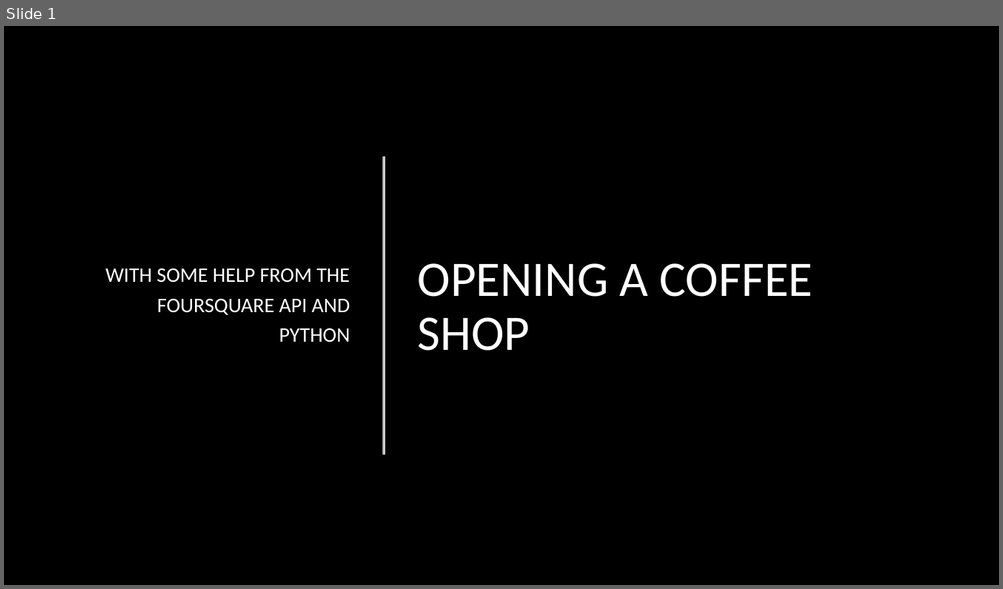
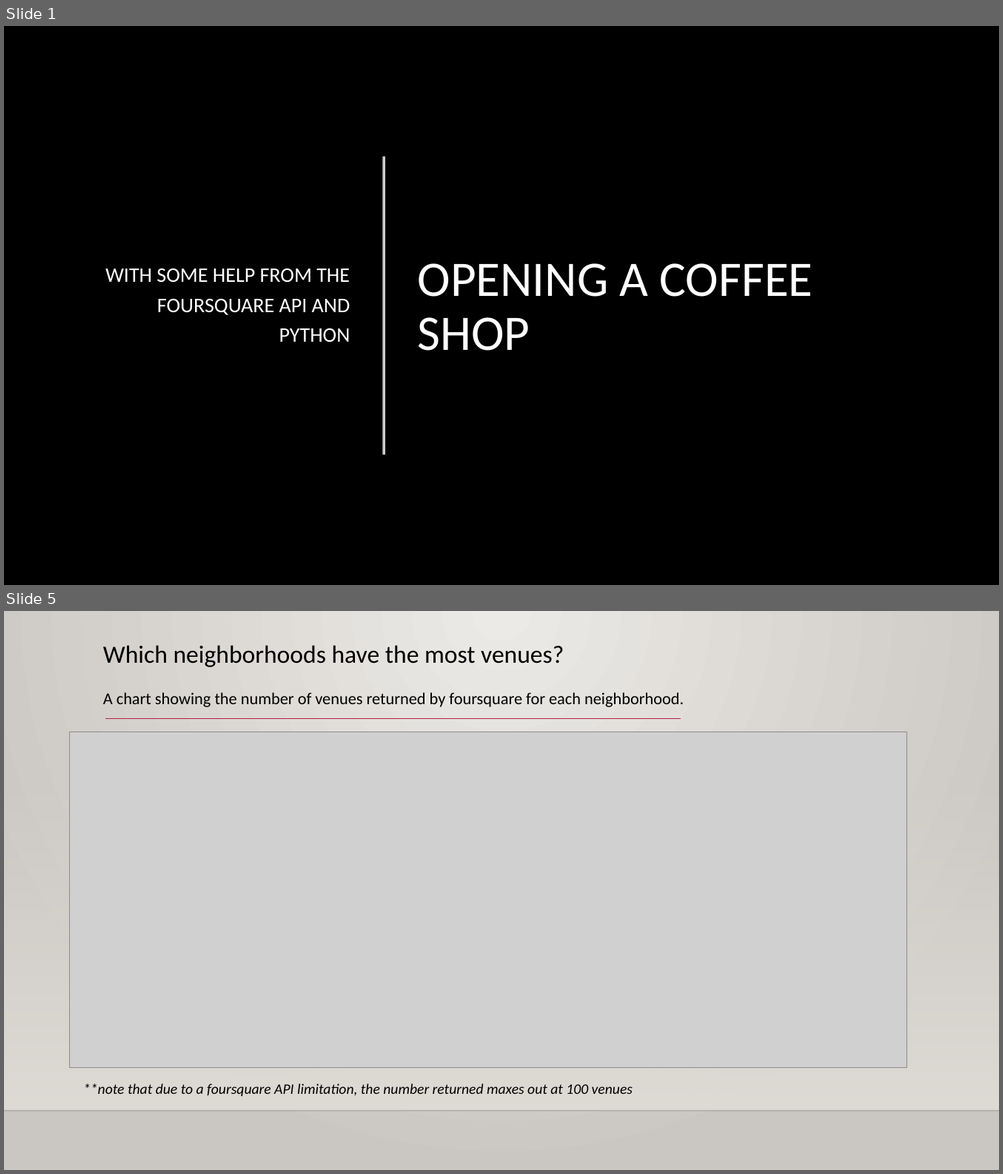
Before and after one commit to jeffbuschow/CourseraCapstone, a slide deck: Coursera Capstone Project Presentation.pptx. Shown one above the other, each under a label of ours: slide 1 before the commit, slides 1 and 5 after it; the slides between them are not shown. The pictures are 1003x589 and 1003x1174 pixels, drawn with LibreOffice and Linux fonts; fonts in the diff are those of the drawing; grey boxes stand for pictures; background and template pictures are left out. Boxes give left, top, right and bottom in pixels: in the first picture for what was removed or moved away, otherwise in the second. Text is boxed around its words. In the diff, an @@ line names an element or a change of style, - is before the commit and + after.

```diff
--- a/Coursera Capstone Project Presentation.pptx
+++ b/Coursera Capstone Project Presentation.pptx
@@ slide 5 added at (4,611,999,1170), background gradient #ECEAE7 to #CAC7C1; not listed: 1 template element that a slide beside it also shows @@
@@ text added at (103,645,683,707), 16 pt, text #000000 @@
+Which neighborhoods have the most venues?
+A chart showing the number of venues returned by foursquare for each neighborhood.
@@ line added from (105, 719) to (680, 719), #B71E42 0.75 pt @@
@@ picture added at (70,732,907,1068) @@
@@ rectangle added at (4,776,999,1111), fill gradient #DFDBD5 @@
@@ line added from (201, 899) to (906, 899), #B71E42 2.5 pt @@
@@ text added at (83,1084,632,1096), 14 pt, text #000000, italic @@
+**note that due to a foursquare API limitation, the number returned maxes out at 100 venues
```
Also in this commit, not shown: 6 other slides added, 1 slide removed, 1 other file.
